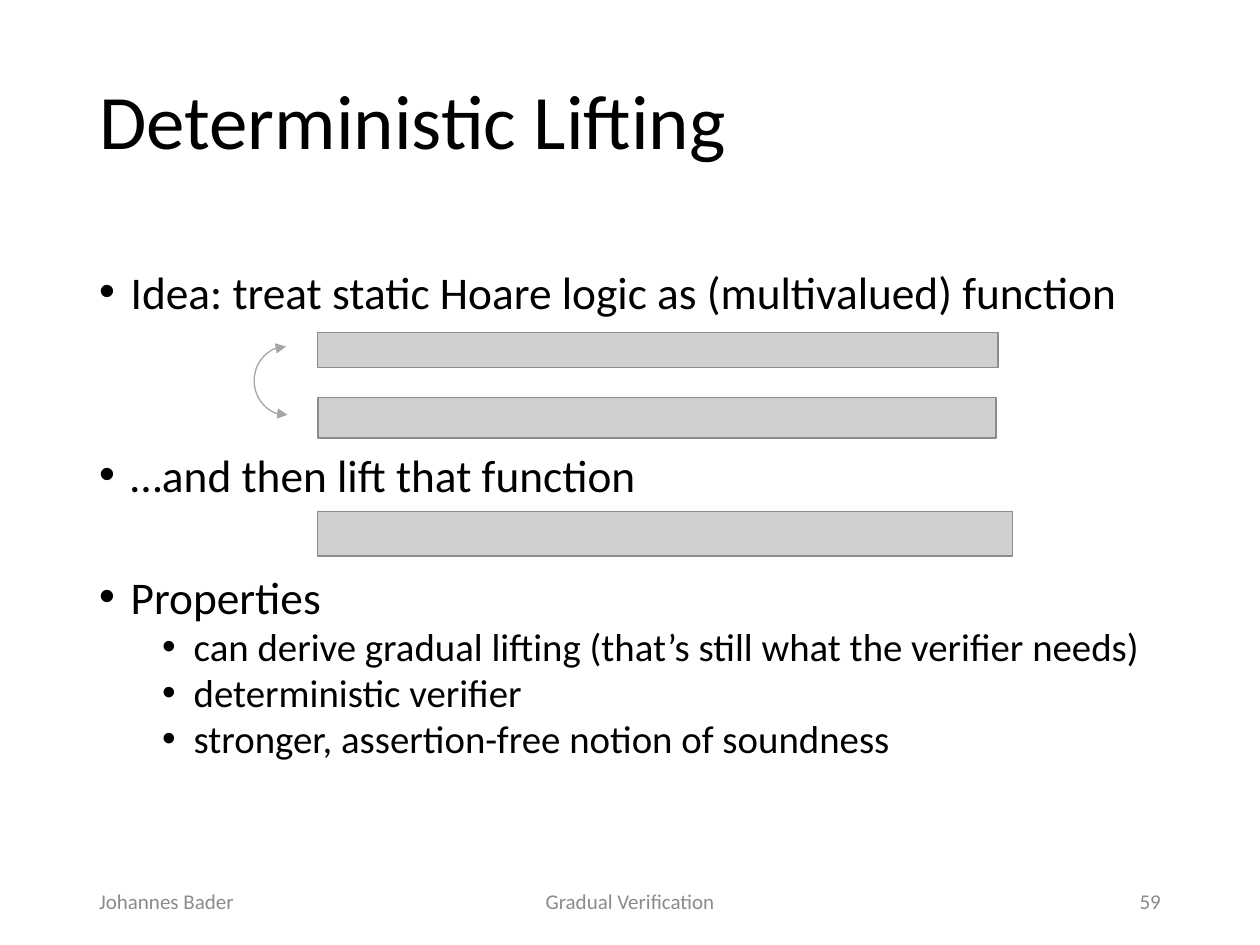
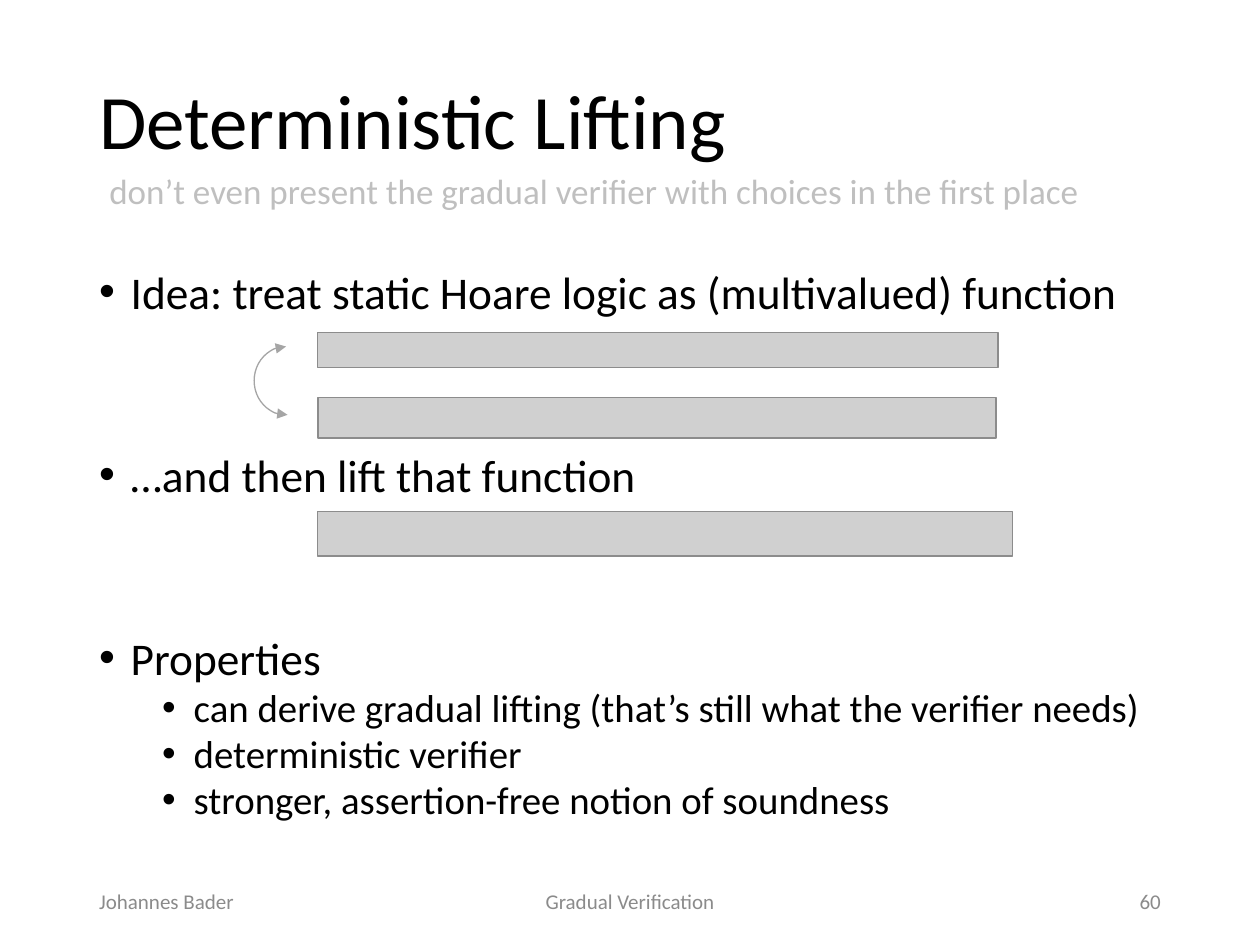
Before and after one commit to olydis/GradVerThesis, a slide deck: slide 60 of presentation/PLunch.pptx (slide 59 before the commit). Drawn at 1260x945 pixels with LibreOffice and Linux fonts; fonts in the diff are those of the drawing; grey boxes stand for pictures. Boxes give left, top, right and bottom in pixels: in the first picture for what was removed or moved away, otherwise in the second. Text is boxed around its words. In the diff, an @@ line names an element or a change of style, - is before the commit and + after.

```diff
--- a/presentation/PLunch.pptx
+++ b/presentation/PLunch.pptx
@@ text added at [109,180,1078,210], 20 pt, text #BFBFBF @@
+don’t even present the gradual verifier with choices in the first place
@@ text "Idea: treat static Hoare logic ..." rewrapped from [131,276,1138,760] to [131,276,1138,821] @@
@@ page number at [1140,895,1161,909]: text changed @@
-59
+60
```
Also in this commit, not shown: 8 other slides changed, 2 slides added.
